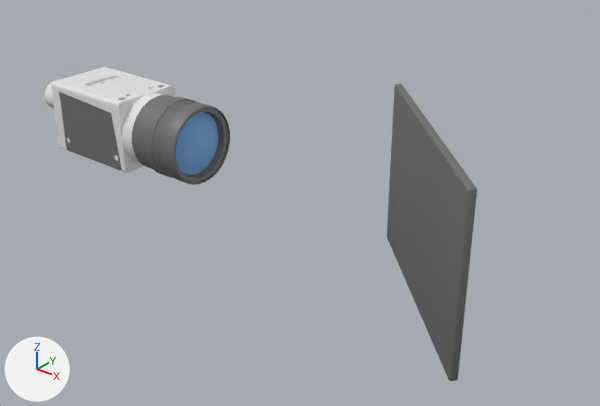
What one commit did to the glTF model cheetah/_assets/screen.glb.
Rendered twice from a camera (50 mm lens) standing at (2.13, -3.8, 2.17) and looking at (-1.36, 0.56, -0.53). The axes (+X, +Y, +Z) are drawn at lower left. The lights are the same throughout. The picture after the commit comes second. Vertices at exactly the same position are counted once.

The first picture shows 'Camera', 'Screen'.
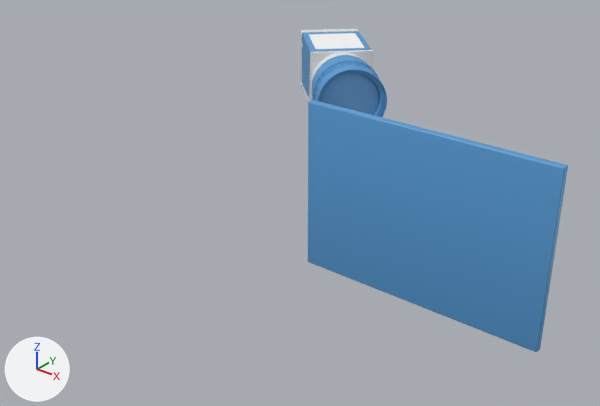
Commit message: Update screen and scene

Location of each change, (x1, y1, x2, y2) in pixels of the pictures (600 x 406 px):
'Screen', recoloured, reshaped (187% wider, 15% shorter): before (387, 84, 477, 381); after (308, 100, 568, 352)
'Camera', deleted: before (45, 67, 230, 185)
    faces in mat_simple_black (grey #707070): (59, 92, 230, 185)
    faces in mat_simple_silver (white #e7e7e7): (45, 67, 175, 173)
    faces in mat_blue_lens (blue #72afe7): (176, 112, 218, 175)
'Basler camera', added: after (301, 29, 387, 117)
    faces in mat_simple_black (blue #589dd5): (302, 31, 387, 117)
    faces in mat_blue_lens (blue #72afe7): (323, 74, 379, 115)
    faces in mat_simple_silver (white #e7e7e7): (301, 29, 374, 103)
    faces in mat_simple_white (white #ffffff): (309, 33, 365, 49)

The change, as a diff of the scene's bpy script:
```diff
--- a/cheetah/_assets/screen.glb.py
+++ b/cheetah/_assets/screen.glb.py
@@ mat_simple_black @@
 mat_simple_black = principled_material('simple black')
-mat_simple_black.base_color = (0.162, 0.162, 0.162)  # grey #707070
+mat_simple_black.base_color = (0.0975, 0.335, 0.665)  # blue #589dd5
@@ me_plane_003 @@
 # used by ob_screen; location = (0.0, 0.0, 0.0)
-me_plane_003.from_pydata(...)  # 96 vertices, 188 faces; spans x -0.579..0.579, y -0.579..0.579, z -0.552..0.552
+me_plane_003.from_pydata(...)  # 96 vertices, 188 faces; spans x -0.8..0.8, y -0.064..-0.014, z -0.552..0.552
+# me_plane_003 part 1: the whole mesh is multiplied about its middle by the matrix ((0.707, -0.707, 0.0), (-0.707, -0.707, 0.0), (0.0, 0.0, -1.0)), then moved by (0.0, -0.039, 0.0)
 me_plane_003.materials.append(mat_simple_black)
@@ me_bodywithlence_1 @@
+me_bodywithlence_1.from_pydata(...)  # 7774 vertices, 15540 faces; spans x -2.607..-1.293, y 1.193..2.586, z -0.286..0.286
+# faces by material slot: [5921, 7979, 840, 670, 130]
+me_bodywithlence_1.materials.append(mat_simple_silver)  # white #e7e7e7
+me_bodywithlence_1.materials.append(mat_simple_black)  # blue #589dd5
+me_bodywithlence_1.materials.append(mat_blue_lens)  # blue #72afe7
+me_bodywithlence_1.materials.append(mat_simple_copper)  # orange #e7854f
+me_bodywithlence_1.materials.append(mat_simple_white)  # white #ffffff
@@ ob_camera @@
-ob_camera = bpy.data.objects.new('Camera', me_bodywithlence)
-ob_camera.location = (0.0, 0.0, 0.0)
@@ ob_basler_camera @@
+ob_basler_camera = bpy.data.objects.new('Basler camera', me_bodywithlence_1)
+ob_basler_camera.location = (0.0, 0.0, 0.0)
```
